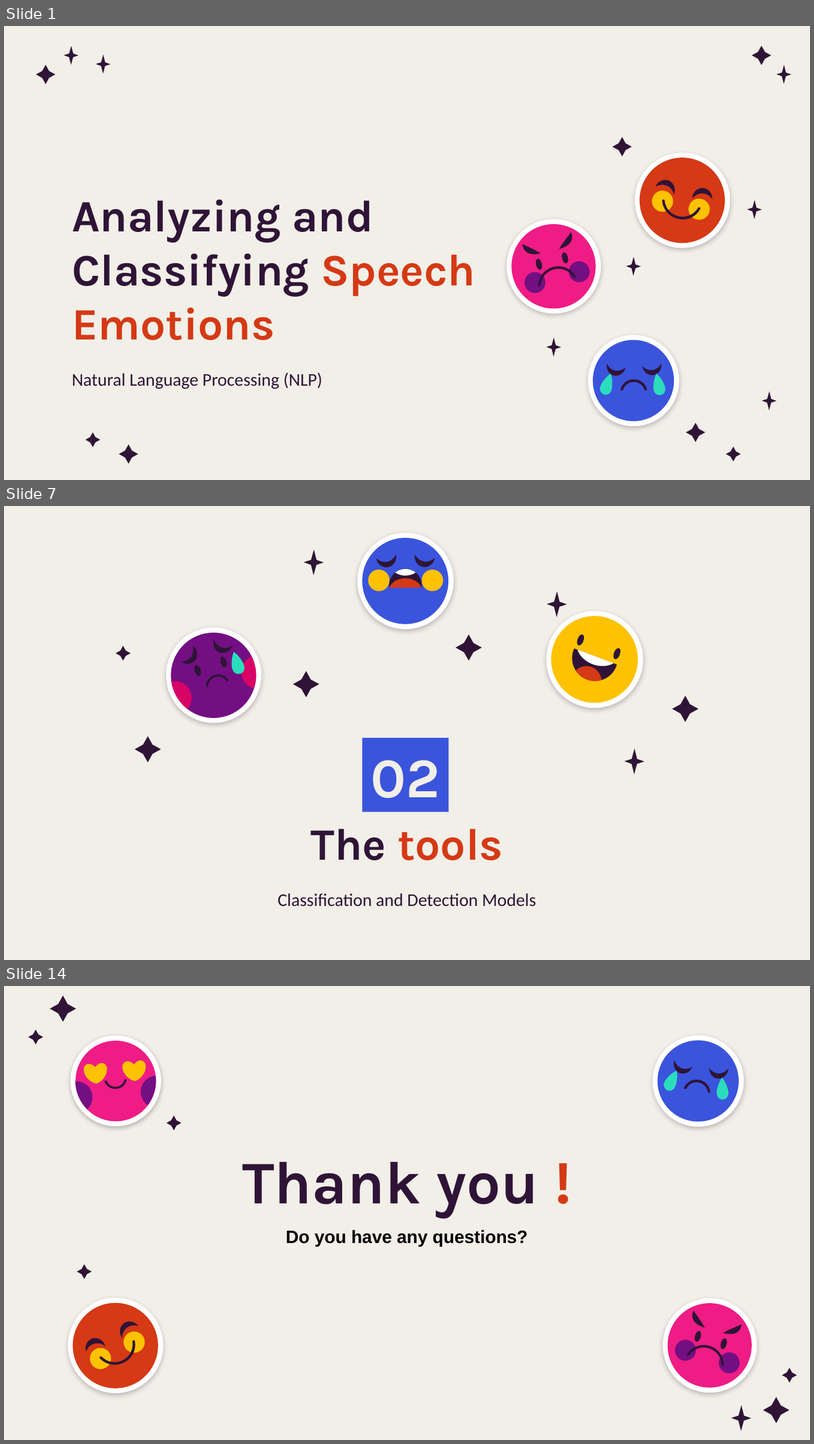
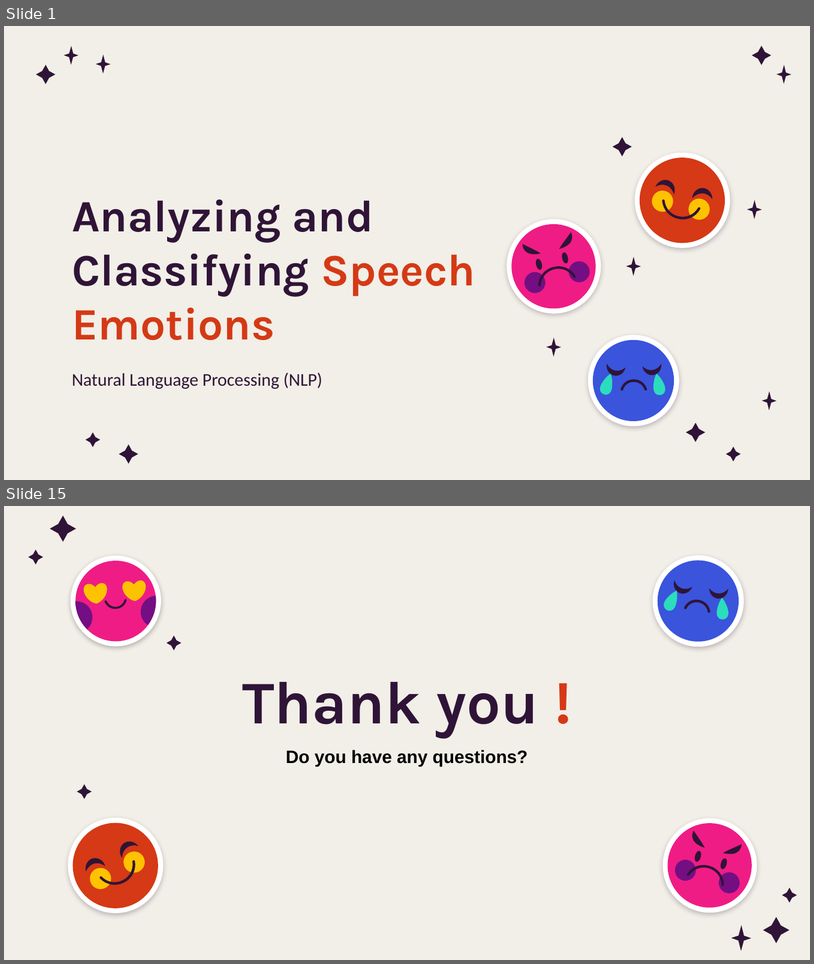
Before and after one commit to Dalia222/analyzing-speach-emotions, a slide deck: ppt.pptx. Shown one above the other, each under a label of ours: slides 1, 7 and 14 before the commit, slides 1 and 15 after it; the slides between them are not shown. The pictures are 814x1444 and 814x964 pixels, drawn with LibreOffice and Linux fonts; fonts in the diff are those of the drawing; background and template pictures are left out. Boxes give left, top, right and bottom in pixels: in the first picture for what was removed or moved away, otherwise in the second. Text is boxed around its words. In the diff, an @@ line names an element or a change of style, - is before the commit and + after.

```diff
--- a/ppt.pptx
+++ b/ppt.pptx
@@ slide 7 removed at bbox=[4, 506, 810, 960], background picture (left out) @@
@@ freeform shape removed at bbox=[304, 550, 324, 576] @@
@@ group removed at bbox=[363, 537, 449, 624]: 9 freeform shapes @@
@@ freeform shape removed at bbox=[548, 591, 567, 617] @@
@@ freeform shape removed at bbox=[116, 646, 131, 660] @@
@@ freeform shape removed at bbox=[456, 634, 482, 660] @@
@@ group removed at bbox=[539, 603, 651, 715]: 7 freeform shapes @@
@@ group removed at bbox=[156, 618, 272, 733]: 10 freeform shapes @@
@@ freeform shape removed at bbox=[293, 672, 320, 697] @@
@@ freeform shape removed at bbox=[672, 696, 698, 721] @@
@@ freeform shape removed at bbox=[135, 736, 161, 762] @@
@@ title removed at bbox=[363, 738, 449, 811] @@
-02
@@ freeform shape removed at bbox=[625, 749, 645, 775] @@
@@ title removed at bbox=[311, 828, 503, 860] @@
-The tools
@@ subtitle removed at bbox=[278, 893, 536, 906] @@
-Classification and Detection Models
@@ what was slide 14 is now slide 15 @@
```
Also in this commit, not shown: 5 slides changed, 8 slides added, 6 other slides removed, 1 other file.
